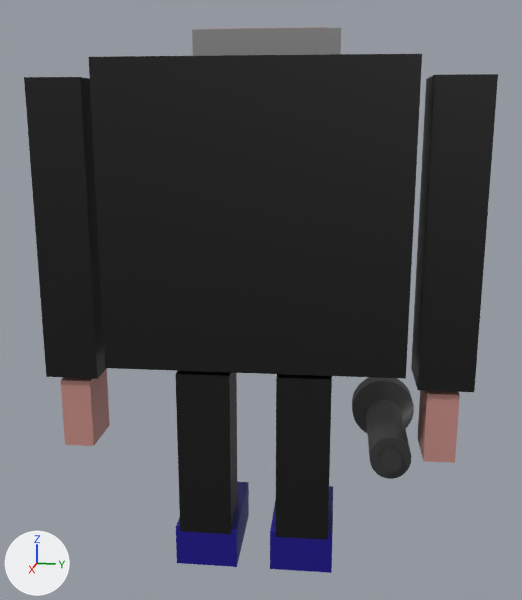
An edit to the Blender file Assets/Prefabs/Tutorial Scene with Monster.blend, drawn before and after from the same camera.
Both versions are drawn from a 50 mm lens placed at (11.25, -0.15, 3.02), pointed at (6.26, -1.15, 1.78). Arrows for +X, +Y and +Z are at lower left; the lights stay in place.

Objects in the first picture: 'Hair', 'Left Arm', 'Left Foot', 'Left Hand', 'Left Leg', 'Right Arm', 'Right Foot', 'Right Hand', 'Right Leg', 'Torch', 'Torso'.
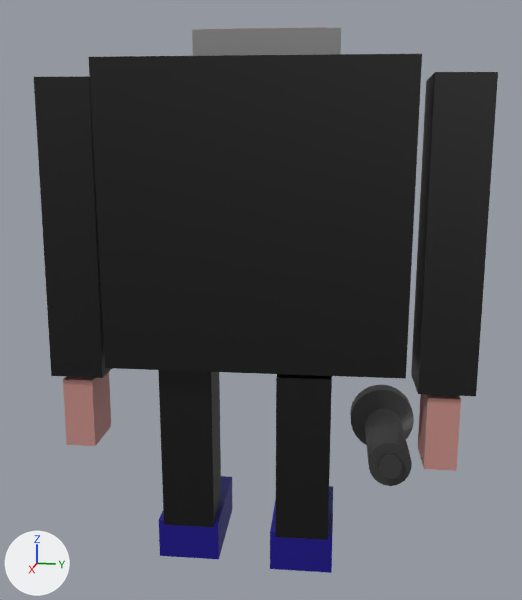
Where the newer file only moved an object's origin or applied its transform, the numbers keep the older frame.

The change in detail:
Material 'clothing.001' (mat_clothing_001) is new.
Its base color is (0.0, 0.0, 0.0) (black #000000).
Material 'clothing.002' (mat_clothing_002) is new.
Its base color is (0.0, 0.0, 0.0) (black #000000).
Material 'dark blue shoes.001' (mat_dark_blue_shoes_001) is new.
Its base color is (0.00611, 0.0, 0.248) (blue #120088).
me_cube_002 has 8 vertices, 6 faces and spans x -14.93..-12.93, y -1.0..1.0, z -1.0..1.0.
me_cube_002 is used by ob_right_arm; location (6.616, -2.398, 2.298); rotation (0.0, 0.0, -1.477), in degrees (0, 0, -85); scale (0.183, 0.223, 1.0).
me_cube_002 part 1: the whole mesh is moved by (14.93, -0.01, -0.94).
me_cube_006 is used by ob_left_arm; parent ob_left_hand; location (6.616, -2.398, 2.298); rotation (0.0, 0.0, -1.477), in degrees (0, 0, -85); scale (0.183, 0.223, 1.0).
me_cube_006 had 8 vertices, 6 faces and spanned x -1.0..1.0, y -1.0..1.0, z -1.0..1.0.
me_cube_006 no longer uses material mat_clothing (black #000000).
me_cube_006 now has 8 vertices, 6 faces and spans x 0.0..2.0, y -1.01..0.99, z -1.94..0.06.
me_cube_006 part 2: the whole mesh is rebuilt.
me_cube_006 now uses material mat_clothing_001 (black #000000).
Mesh me_cube_034 is new.
It is a box spanning x -4.72..-2.72, y -1.0..1.0, z -1.0..1.0.
It uses material mat_clothing_002 (black #000000).
Mesh me_cube_035 is new.
It is a box spanning x -4.09..-2.09, y -1.0..1.0, z -1.0..1.0.
It uses material mat_dark_blue_shoes_001 (blue #120088).
Object 'Right Arm' (ob_right_arm) moves from (6.616, -2.398, 2.298) to (6.363, 0.322, 3.236).
Object 'Right Arm' (ob_right_arm) turns from (0, 0, -85) to (3.5, -0.3, -85) degrees about x, y and z.
In object 'Right Hand' (ob_right_hand), matrix_parent_inverse goes from Matrix(((0.513, -5.44, 0.0, -16.44), (4.465, 0.421, 0.0, -28.53), (0.0, 0.0, 1.0, -2.298), (0.0, 0.0, 0.0, 1.0))) to Matrix(((0.513, -5.44, 0.0, -1.512), (4.465, 0.421, 0.0, -28.54), (0.0, 0.0, 1.0, -3.236), (0.0, 0.0, 0.0, 1.0))).
In object 'Torch' (ob_torch), parent is now set to ob_right_arm.
In object 'Torch' (ob_torch), matrix_parent_inverse is now set to Matrix(((0.513, -5.44, 0.0, -1.512), (4.465, 0.421, 0.0, -28.54), (0.0, 0.0, 1.0, -3.236), (0.0, 0.0, 0.0, 1.0))).
Object 'Left Arm' (ob_left_arm) moves from (6.616, -2.398, 2.298) to (6.548, -2.18, 3.236).
Object 'Left Arm' (ob_left_arm) turns from (0, 0, -85) to (1.4, -0.1, -85) degrees about x, y and z.
Object 'Left Leg' (ob_left_leg) is deleted.
Object 'Left Foot' (ob_left_foot) is deleted.
Object 'Right Foot.001' (ob_right_foot_001) is new; it shows me_cube_035.
Its parent is ob_right_leg_001.
Its matrix parent inverse is Matrix(((0.513, -5.44, 0.0, -11.33), (5.856, 0.552, 0.0, -38.15), (0.0, 0.0, 1.692, -1.332), (0.0, 0.0, 0.0, 1.0))).
Its location is (6.466, -1.471, 0.0823).
Its rotation in degrees is (0, 0, -85).
Its scale is (0.218, 0.353, 0.146).
Object 'Right Leg.001' (ob_right_leg_001) is new; it shows me_cube_034.
Its location is (6.651, -2.277, 0.787).
Its rotation in degrees is (0, 0, -85).
Its scale is (0.183, 0.17, 0.591).

Pixel boxes (x1, y1, x2, y2) of what changed, in the pictures (522 x 600 px):
'Right Arm', moved, turned: before (411, 74, 498, 392); after (411, 72, 498, 396)
'Left Arm', reshaped, moved, turned: before (24, 77, 107, 379); after (34, 76, 112, 378)
'Left Leg', deleted (black): before (176, 371, 238, 534)
'Right Leg.001', added (black): after (158, 370, 221, 527)
'Torch', moved, turned: before (352, 377, 414, 479); after (350, 385, 414, 486)
'Right Hand', moved, turned: before (418, 390, 460, 463); after (418, 394, 461, 471)
'Left Foot', deleted (blue): before (176, 482, 249, 567)
'Right Foot.001', added (blue): after (159, 476, 232, 559)
